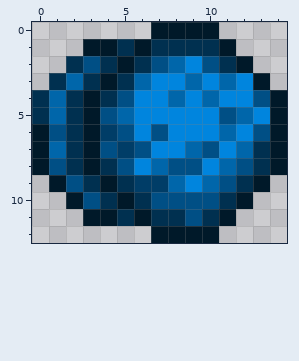
Pixel-art sprite -- Slime/SlimyThrow.png. The picture above was drawn from the file before the commit.
The file is 30x26 pixels, drawn in blocks of 2x2; one block is one cell here.
And afterwards:
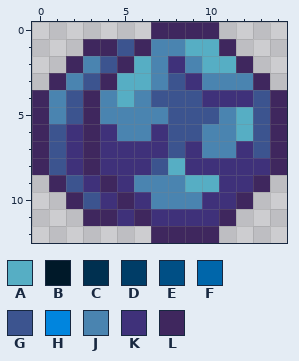
Palette (. is transparent): A #56aec4  B #001929  C #003050  D #003d67  E #004f85  F #0066aa  G #3c548f  H #0085de  J #4a84b0  K #3f317a  L #3f275e
Difference:
Changed rows in their new state; - is an unchanged pixel.
first column x 0:
 0 -------LLLL----
 1 ---LLGLJJAAL---
 2 --LJGLAJKJAAL--
 3 -LJGLAAJGKJJJL-
 4 LJGLJAJGGGKKKGL
 5 LJGLJJJJGGGJAGL
 6 LGKLKJJKGGJJAGL
 7 LGKLKKKKGKJJKGL
 8 LGKLKKKGAKKKKKL
 9 -LGKLKJJJAAKKL-
10 --LGKLKJJJKKL--
11 ---LLKLKKKKL---
12 -------LLLL----
Boxes around the changes in both pictures, in picture pixels (x1, y1, x2, y2):
changed: (32, 22, 287, 243)
